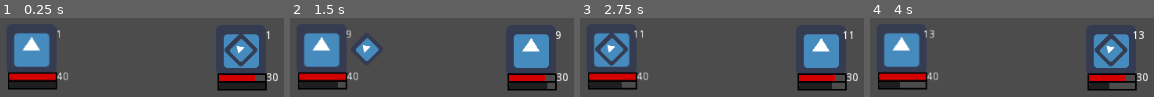
Above: before the commit, frames 1-4 (left to right).
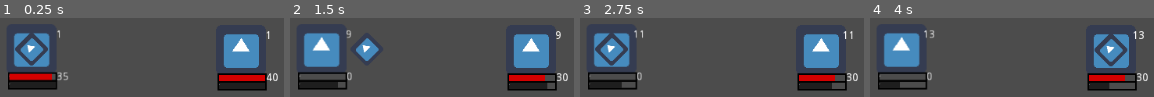
Above: after the commit, the same moments.

Repository: h19mili/Projekt_Fleorune.VM
Game: Godot game, scene res://Main.tscn
Same seed, same stepped clock (60 frames per second), same inputs: the game is played once before the commit and once after it. The engine's default icon, where the game draws it, is replaced by a stand-in: a white triangle on a blue panel in a dark square.
Inputs:
- Up to frame 1 (0.25 s): no input
- Up to frame 2 (1.5 s): tap Enter (ui_accept) at 0.5, 0.6, 0.77, 1.07, 1.35 s; hold Right (ui_right) 0.53-1.28 s; hold Down (ui_down) from 1.28 s (still down)
- Up to frame 3 (2.75 s): tap Enter (ui_accept) at 1.52, 1.82, 2.1 s; release Down (ui_down) at 2.03 s; hold Right (ui_right) from 2.03 s (still down)
- Up to frame 4 (4 s): tap Enter (ui_accept) at 2.75, 2.85, 3.02, 3.32, 3.6, 3.77 s; release Right (ui_right) at 2.78 s; hold Up (ui_up) 2.78-3.53 s; hold Left (ui_left) from 3.53 s (still down)

The runs differ from the first frame. In frame 1, 4.9% of the frame differs, in the area x 5-96%, y 18-80%; in frame 2, 1.7%; in frame 3, 1.7%; in frame 4, 1.7%.
Error before the commit: Invalid get index 'Current_HP' (on base: 'Nil'). (res://TurnQ.gd:46)

Commit message:
Delat upp battler
Delat upp alla stridande till två instanser av klassen battler

Diff:
--- a/Arrow.gd
+++ b/Arrow.gd
@@ -3,6 +3,7 @@
 signal target_selected(TurnQ)
 export var Move : float = 0.5
 var selected
+signal done
 var target_selection = 0
 onready var tween = $Tween
 onready var targets : Array
@@ -13,23 +14,15 @@
 	pass
 
 
-func select_target(battlers : Array) -> Array:
+func select_target(battlers : Array):
 	visible = true
 	targets = battlers
 	active_target = targets[0]
 	rect_scale.x = 1.0 if active_target.Party_member else -1.0
 	rect_global_position = active_target.target_global_position
 	grab_focus()
-	var selected_target : Battler = yield(self, "target_selected")
-	selected = selected_target
-	print("selected")
-	print(selected)
-	print(selected_target)
-	print("hi")
-	if not selected_target:
-		return []
-		print("fail")
-	return selected_target
+	yield(get_tree().create_timer(1), "timeout")
+	emit_signal("done")
 
 
 func _Move_to(battler : Battler):
@@ -48,21 +41,22 @@
 func _input(event):
 	if !visible:
 		return
-
-	if event.is_action_pressed("ui_left"):
+	"""if event.is_action_pressed("ui_left"):
 		emit_signal("target_selected", active_target)
 		accept_event()
 	elif event.is_action_pressed("ui_cancel"):
 		emit_signal("target_selected", null)
 		print("cancel")
-		accept_event()
+		accept_event()"""
 
 	var index = targets.find(active_target)
 	if event.is_action_pressed("ui_down"):
 		active_target = targets[(index + 1) % targets.size()]
 		_Move_to(active_target)
+		emit_signal("target_selected", active_target)
 		get_tree().set_input_as_handled()
 	if event.is_action_pressed("ui_up"):
 		active_target = targets[(index - 1 + targets.size()) % targets.size()]
 		_Move_to(active_target)
+		emit_signal("target_selected", active_target)
 		get_tree().set_input_as_handled()
--- a/Battler.gd
+++ b/Battler.gd
@@ -1,9 +1,10 @@
 extends Node2D
 class_name Battler
-
+signal turn_done
 signal completed
 signal emattack
 signal Attack_done
+signal target_selected
 var selected : bool = false setget set_selected
 var selectable : bool = false setget set_selectable
 export var Party_member = false
@@ -23,15 +24,12 @@
 	pass
 
 func _process(delta):
-	if Input.is_action_just_pressed("ui_accept"):
-		emit_signal("completed")
-		pass
 	if Input.is_action_just_pressed("ui_a"):
 		#emit_signal("emattack")
 		#emit_signal("Attack_done")
 		print("stop")
 		pass
-	Attack()
+	#Attack()
 
 func set_selected(value):
 	selected = value
@@ -68,5 +66,8 @@
 			CURRENT_DMG = get_node("Battler_Action").Attack_action()
 			#emit_signal("emattack")
 			emit_signal("Attack_done")
-			print("Attack")
-			print("hi")
+			print("Enemy Attack")
+
+
+func my_turn(targets):
+	pass
--- /dev/null
+++ b/Enemy.gd
@@ -0,0 +1,29 @@
+extends Battler
+
+
+# Declare member variables here. Examples:
+# var a = 2
+# var b = "text"
+
+
+# Called when the node enters the scene tree for the first time.
+func _ready():
+	STR = 5
+	pass # Replace with function body.
+
+
+# Called every frame. 'delta' is the elapsed time since the previous frame.
+#func _process(delta):
+#	pass
+func my_turn(targets):
+	if Current_HP > 0:
+		var Etarget : Battler
+		Etarget = targets[1]
+		#yield(active_player, "emattack") # a
+		Attack()
+		Etarget.Current_HP -= CURRENT_DMG
+		yield(get_tree().create_timer(1.0), "timeout")
+		emit_signal("turn_done")
+	else:
+		print("ENEMY NO HP")
+	return self
--- a/Main.tscn
+++ b/Main.tscn
@@ -1,8 +1,10 @@
-[gd_scene load_steps=4 format=2]
+[gd_scene load_steps=6 format=2]
 
 [ext_resource path="res://TurnQ.gd" type="Script" id=1]
+[ext_resource path="res://Player.gd" type="Script" id=2]
 [ext_resource path="res://Player karaktär/David.tscn" type="PackedScene" id=3]
 [ext_resource path="res://Arrow.tscn" type="PackedScene" id=4]
+[ext_resource path="res://Enemy.gd" type="Script" id=5]
 
 [node name="Main" type="Node2D"]
 position = Vector2( 526, 273 )
@@ -12,9 +14,10 @@
 
 [node name="David" parent="TurnQ" instance=ExtResource( 3 )]
 position = Vector2( -268.303, -1.335 )
-Party_member = true
+script = ExtResource( 2 )
 
 [node name="David2" parent="TurnQ" instance=ExtResource( 3 )]
+script = ExtResource( 5 )
 
 [node name="Position2D" type="Position2D" parent="."]
 position = Vector2( -162, 0 )
--- a/Player karaktär/David.tscn
+++ b/Player karaktär/David.tscn
@@ -1,6 +1,5 @@
-[gd_scene load_steps=11 format=2]
+[gd_scene load_steps=10 format=2]
 
-[ext_resource path="res://Battler.gd" type="Script" id=1]
 [ext_resource path="res://Job.gd" type="Script" id=2]
 [ext_resource path="res://Jobs/knight.tres" type="Resource" id=3]
 [ext_resource path="res://icon.png" type="Texture" id=4]
@@ -12,7 +11,6 @@
 [ext_resource path="res://Player karaktär/Battler_Action.gd" type="Script" id=10]
 
 [node name="David" type="Node2D"]
-script = ExtResource( 1 )
 __meta__ = {
 "_edit_group_": true
 }
--- /dev/null
+++ b/Player.gd
@@ -0,0 +1,36 @@
+extends Battler
+# Declare member variables here. Examples:
+# var a = 2
+# var b = "text",
+var Etarget : Battler
+onready var select_arrow = get_node("../../Arrow")
+# Called when the node enters the scene tree for the first time.
+func _ready():
+	pass # Replace with function body.
+
+
+# Called every frame. 'delta' is the elapsed time since the previous frame.
+func _process(delta):
+	if Input.is_action_just_pressed("ui_accept"):
+		Etarget = select_arrow.active_target
+		if Etarget:
+			Attack()
+			emit_signal("turn_done")
+			print("Player End")
+	pass
+
+
+#	pass
+func my_turn(targets):
+	CURRENT_DMG = get_node("Battler_Action").Attack_action()
+	print("Player Turn")
+	if Current_HP > 0:
+		if not targets:
+			print("End")
+		Etarget = yield(select_arrow.select_target(targets),"completed")
+		#emit_signal("turn_done")
+	return self
+
+func Attack():
+	if Current_HP > 0:
+		Etarget.Current_HP -= STR
--- a/TurnQ.gd
+++ b/TurnQ.gd
@@ -2,11 +2,12 @@
 
 class_name TurnQ
 signal completed
+signal turn_done
 #signal Attack_done
 signal targets_selected(selected_target)
 var party : Array = []
 var Etarget
-onready var Battler_action = $Battler_Action #Combataction
+#onready var Battler_action = $Battler_Action #Combataction
 onready var active_player = Battler
 onready var select_arrow = get_node("../Arrow")
 
@@ -31,31 +32,12 @@
 	var battler : Battler = active_player
 	if battler.Current_HP > 0:
 		battler.selected = true
-		print(battler.selected)
-
 		var targets : Array = get_players()
-		print(targets)
 		if not targets:
-			print("End")
-		var target : Battler
-		if battler.Party_member:
-			#yield(select_arrow.select_target(battler), "completed")
-			select_arrow.select_target(targets)
-			yield(active_player, "completed")
-			Etarget = select_arrow.selected
-			Etarget.Current_HP -= active_player.CURRENT_DMG
-			print("Player End")
-
-		else:
-			Battler_action = get_child(0)
-			#yield(active_player, "emattack") # a
-			print("waiting for eneamy")
-			yield(Battler_action, "Attack_done")
-			print("Current HP:")
-			print(Etarget.Current_HP)
-			print("Etarget")
-			print(Etarget)
-			Etarget.Current_HP -= active_player.CURRENT_DMG
+			print("NO TARGETS!! END!")
+		battler.my_turn(targets)
+		yield(battler,"turn_done")
+		print("JAG ÄR FÖRBI!!!")
 		battler.selected = false
 
 		var new_index : int = (active_player.get_index() + 1) % get_child_count()
@@ -83,5 +65,5 @@
 	return get_children()
 
 func _Done():
-	emit_signal("completed")
+	emit_signal("turn_done")
 	pass
